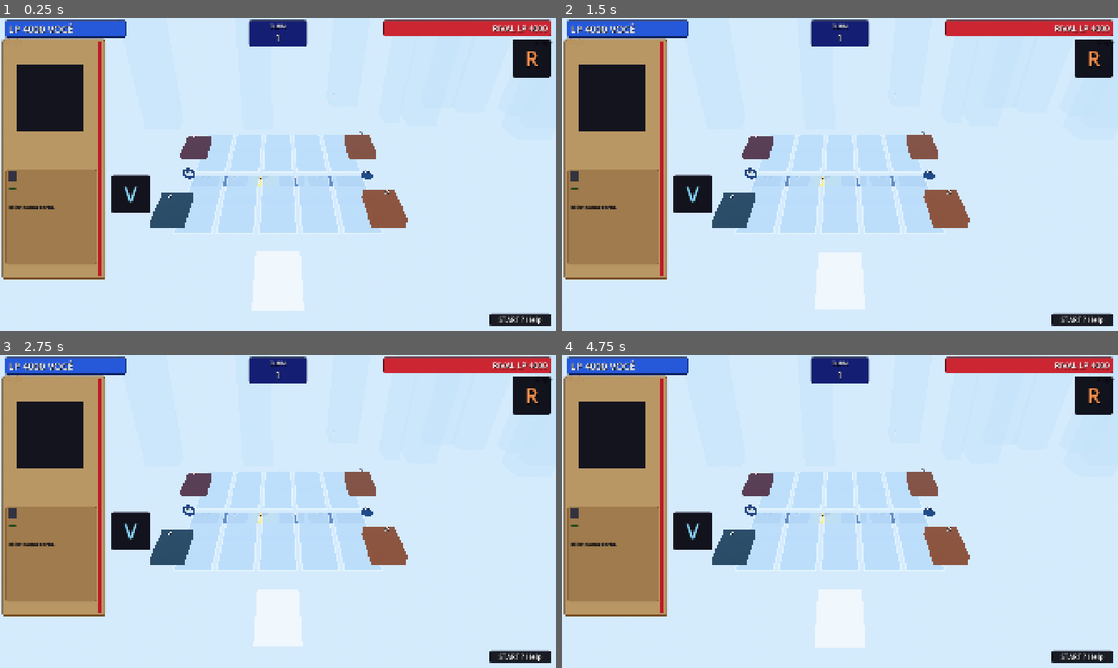
Above: before the commit, frames 1-4 (two rows, left to right).
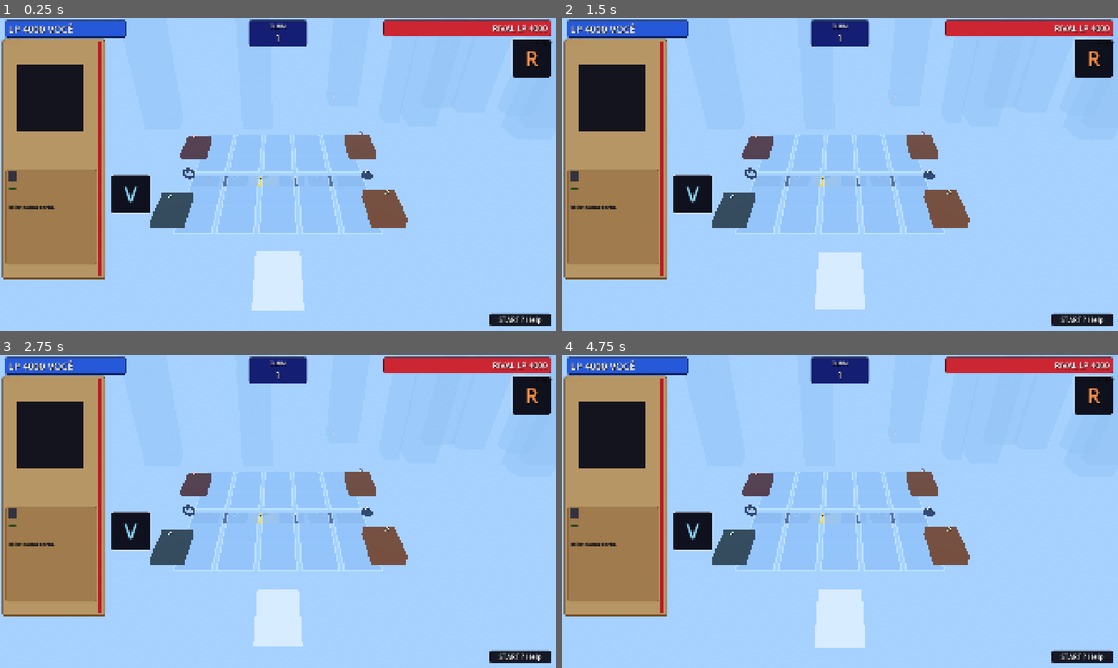
Above: after the commit, the same moments.

Repository: joeyviciousfake-netizen/Astralis
Game: Godot game, scene res://duel3d/mesa_3d.tscn
Two runs of this game, one before a commit and one after it. Both use one fixed random seed, a clock stepped at 60 frames per second and the inputs below.
Inputs (mouse positions are in pixels of both pictures, inside the frame that each line leads up to):
- Up to frame 1 (0.25 s): no input
- Up to frame 2 (1.5 s): tap Enter at 0.5 s; move the mouse to (962, 158) at 0.52 s; hold Shift 0.53-1.25 s; click (962, 158) at 0.67 s; tap Space at 1.25 s; drag from (728, 190) to (812, 237) at 1.27 s
- Up to frame 3 (2.75 s): tap Enter at 2 s; move the mouse to (333, 442) at 2.02 s; tap Ctrl at 2.1 s; click (333, 442) at 2.17 s
- Up to frame 4 (4.75 s): tap Space at 2.75, 4.25 s; drag from (812, 574) to (673, 464) at 2.77 s; tap Enter at 3.5 s; move the mouse to (1006, 558) at 3.52 s; tap Alt at 3.6 s; click (1006, 558) at 3.67 s; drag from (673, 464) to (756, 433) at 4.27 s

The runs differ from the first frame. In frame 1, 77% of the frame differs, in the area x 0-100%, y 0-100%; in frame 2, 77%; in frame 3, 77%; in frame 4, 77%.

Commit message:
runtime: tonemap LINEAR (artes sem escurecer)

Diff:
--- a/astralis/duel3d/mesa_3d.gd
+++ b/astralis/duel3d/mesa_3d.gd
@@ -295,8 +295,8 @@
 	env.ambient_light_source = Environment.AMBIENT_SOURCE_COLOR
 	env.ambient_light_color = Color(0.50, 0.52, 0.58)
 	env.ambient_light_energy = 0.30
-	env.tonemap_mode = Environment.TONE_MAPPER_ACES
-	env.tonemap_exposure = 0.95
+	env.tonemap_mode = Environment.TONE_MAPPER_LINEAR
+	env.tonemap_exposure = 1.0
 	env.fog_enabled = true
 	env.fog_light_color = Color(0.65, 0.82, 1.0)
 	env.fog_density = 0.004
